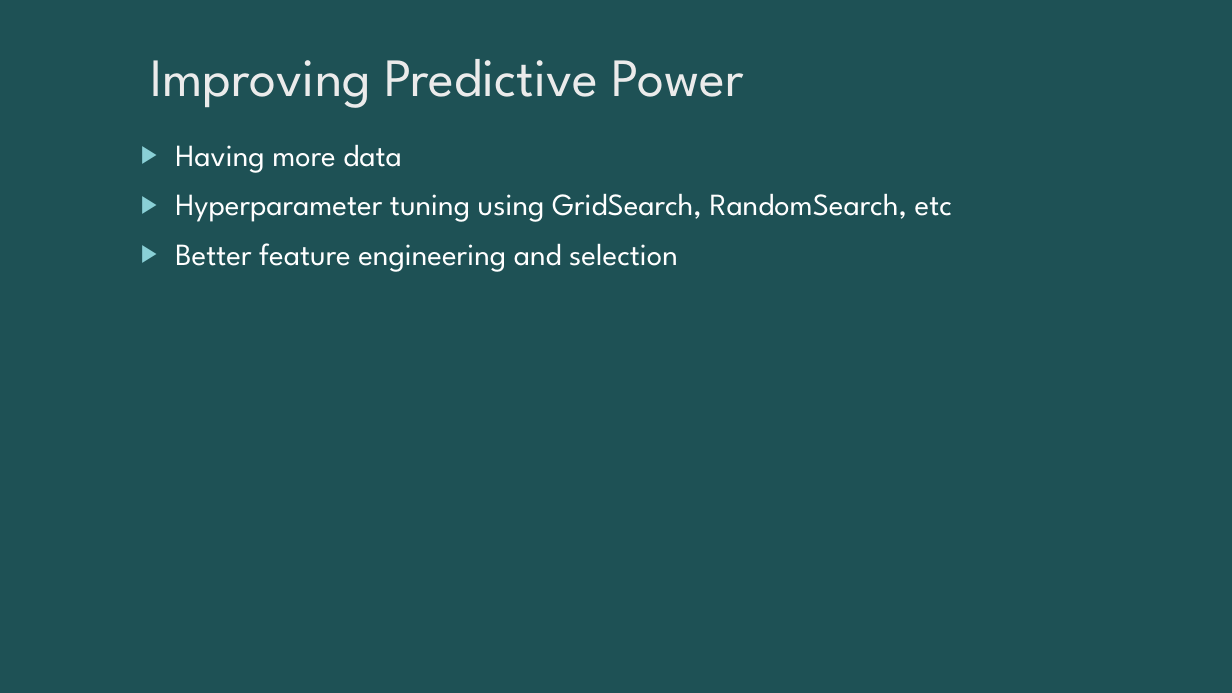
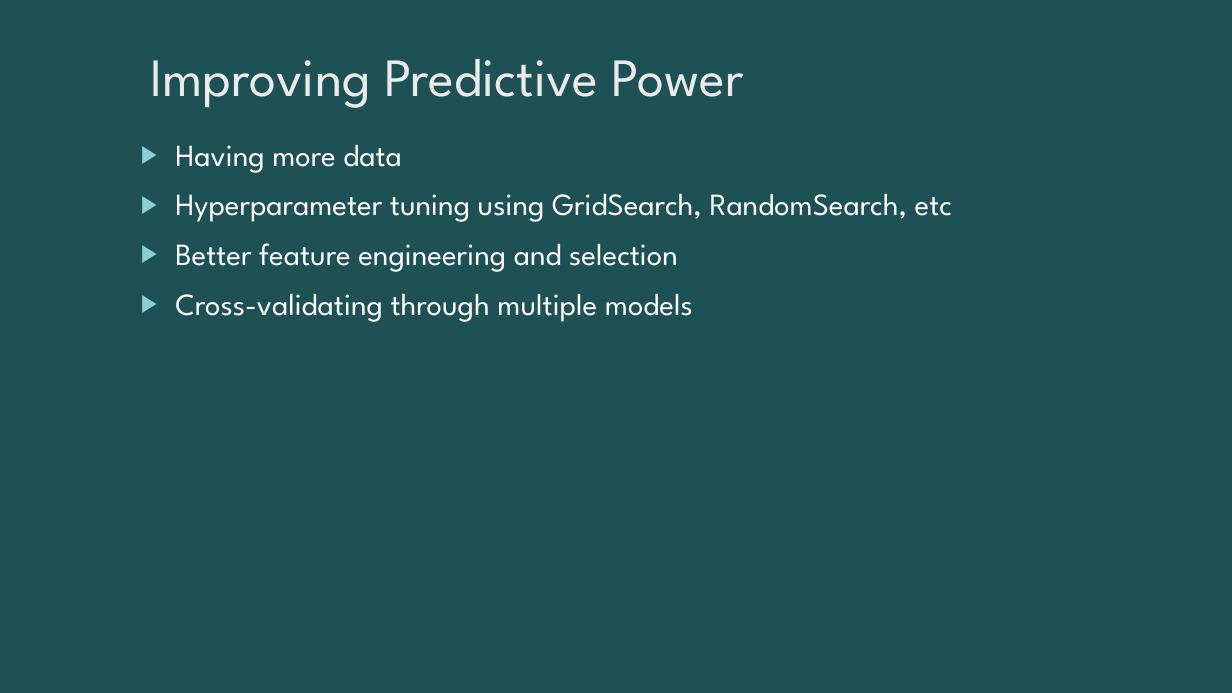
Before and after one commit to syncfailed/PredictiveAnalyticsProject, a slide deck: slide 6 of Predictive Analytics.pptx. Drawn at 1232x693 pixels with LibreOffice and Linux fonts; fonts in the diff are those of the drawing. Boxes give left, top, right and bottom in pixels: in the first picture for what was removed or moved away, otherwise in the second. Text is boxed around its words. In the diff, an @@ line names an element or a change of style, - is before the commit and + after.

```diff
--- a/Predictive Analytics.pptx
+++ b/Predictive Analytics.pptx
@@ text at box(175, 293, 693, 322): paragraph added @@
+▶ Cross-validating through multiple models
```
Also in this commit, not shown: 1 other file.
